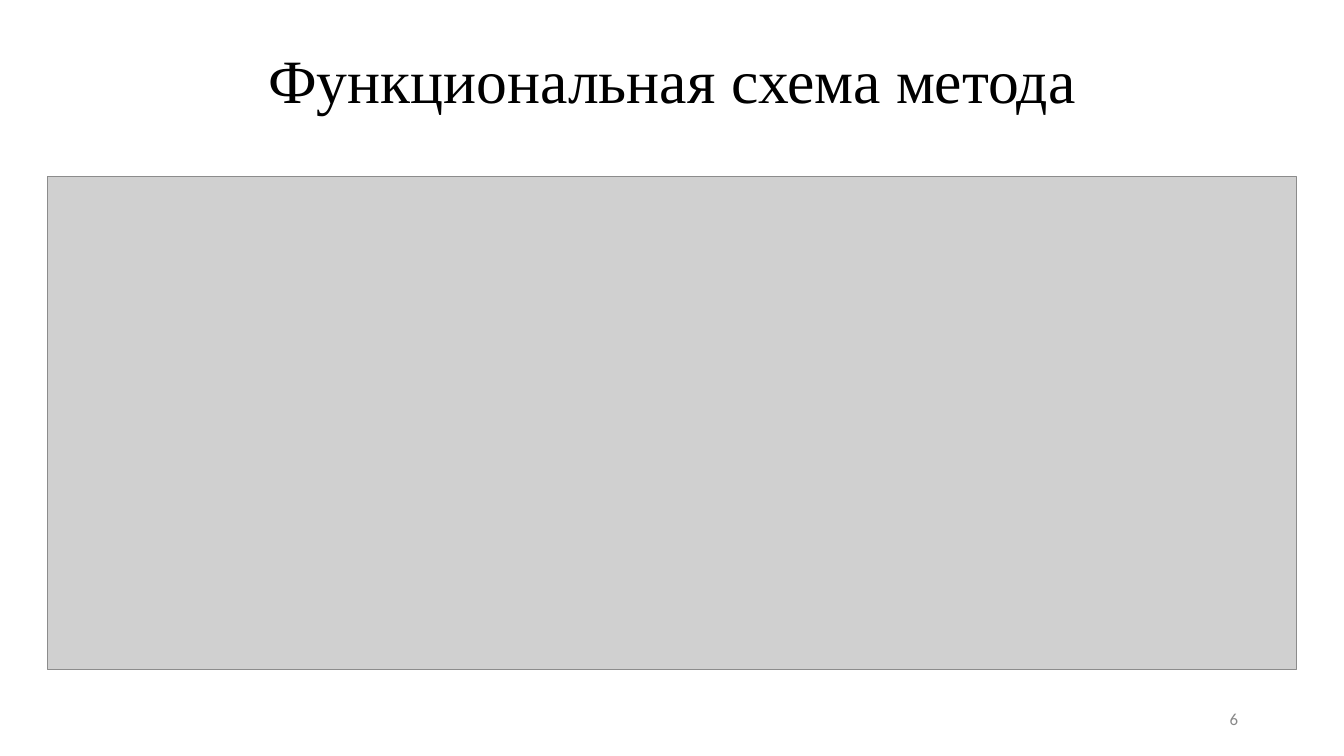
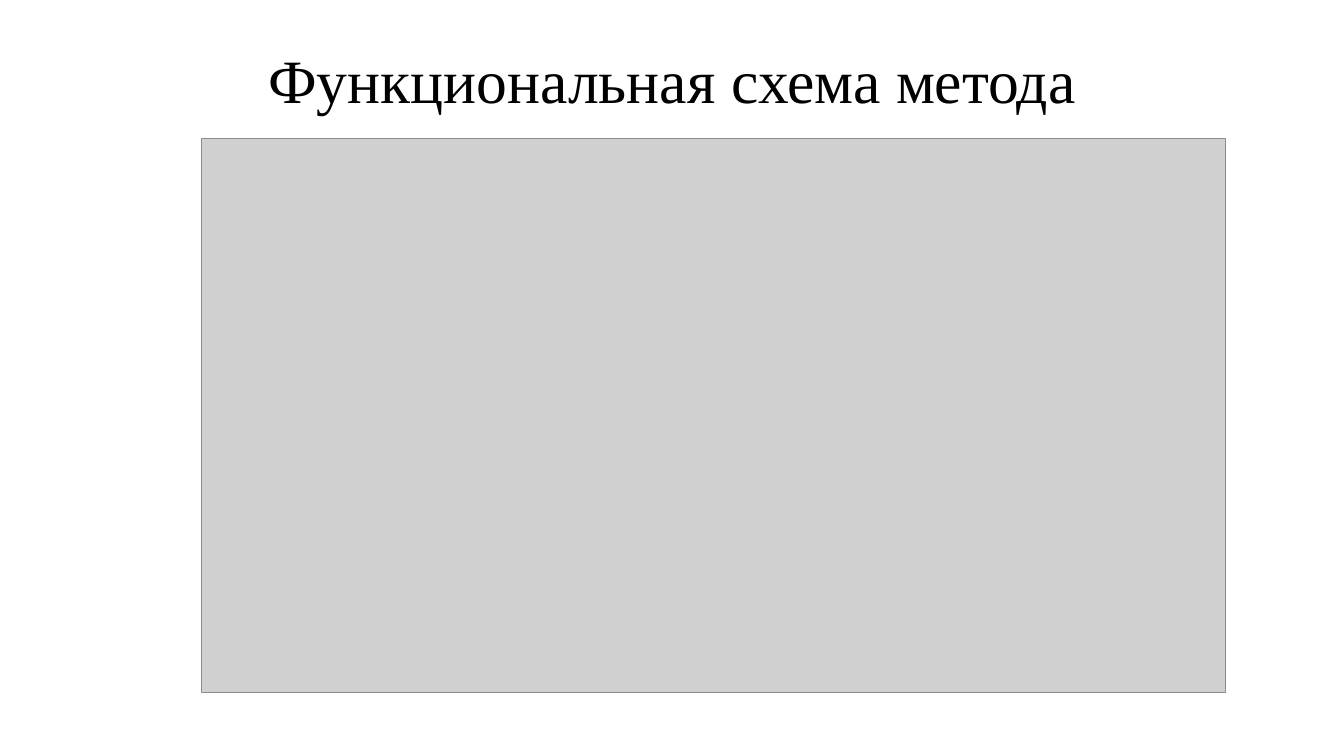
Before and after one commit to Zhilg/DIPLOMA, a slide deck: slide 7 of Презентация.pptx (slide 6 before the commit). Drawn at 1344x756 pixels with LibreOffice and Linux fonts; fonts in the diff are those of the drawing; grey boxes stand for pictures. Boxes give left, top, right and bottom in pixels: in the first picture for what was removed or moved away, otherwise in the second. Text is boxed around its words. In the diff, an @@ line names an element or a change of style, - is before the commit and + after.

```diff
--- a/Презентация.pptx
+++ b/Презентация.pptx
@@ picture: place and size @@
-picture at [47, 176, 1297, 669]
+picture at [202, 138, 1225, 693]
@@ page number removed at [1230, 713, 1238, 725] @@
-6
```
Also in this commit, not shown: 10 other slides changed, 8 slides added, 2 slides removed, 1 other file.
